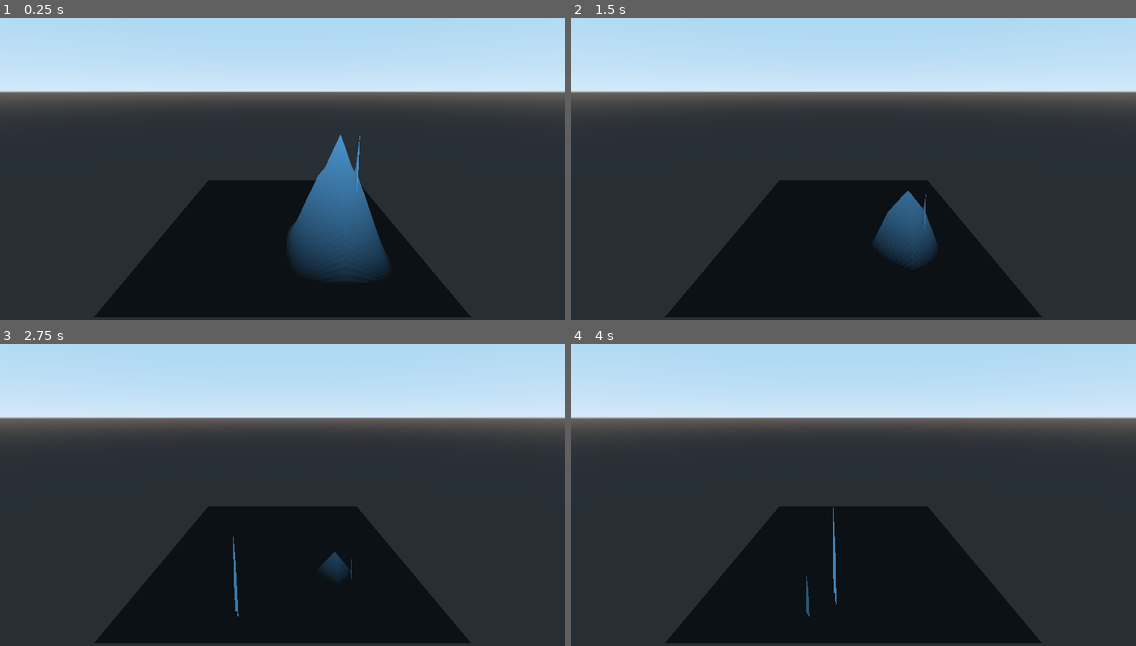
Above: before the commit, frames 1-4 (two rows, left to right).
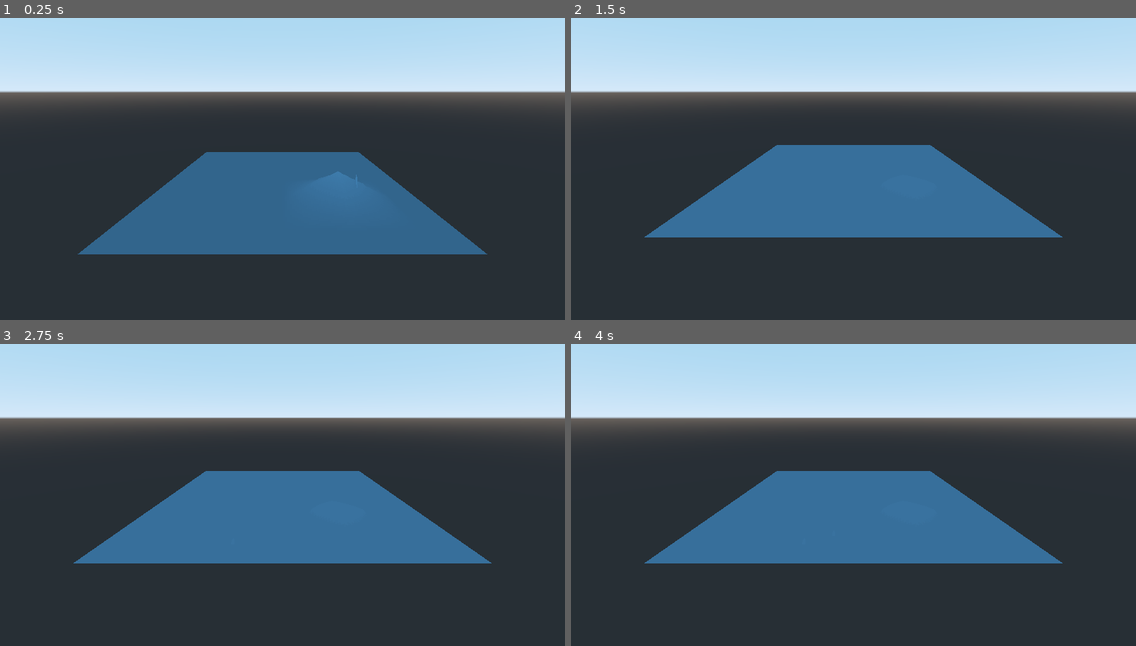
Above: after the commit, the same moments.

Repository: kb173/godot-interactive-water
Game: Godot game, scene res://TestScene.tscn
Two runs of this game, one before a commit and one after it. Both use one fixed random seed, a clock stepped at 60 frames per second and the inputs below.
Inputs:
- Up to frame 1 (0.25 s): no input
- Up to frame 2 (1.5 s): no input
- Up to frame 3 (2.75 s): no input
- Up to frame 4 (4 s): no input

The runs differ from the first frame. In frame 1, 26% of the frame differs, in the area x 13-87%, y 38-100%; in frame 2, 29%; in frame 3, 30%; in frame 4, 30%, in the area x 13-87%, y 42-100%.

Commit message:
Lerp towards water height

Diff:
--- a/TestScene.tscn
+++ b/TestScene.tscn
@@ -22,12 +22,14 @@
 
 uniform sampler2D previous_frame: hint_black_albedo;
 
+uniform float water_height = 0.5;
+
 void fragment() {
 	// Read
 	float color = texture(previous_frame, UV).r;
 
 	// Modification
-	color *= 0.99;
+	color = mix(color, water_height, 0.1);
 
 	// Write
 	COLOR = vec4(color, 0.0, 0.0, 1.0);
@@ -35,6 +37,7 @@
 
 [sub_resource type="ShaderMaterial" id=5]
 shader = SubResource( 4 )
+shader_param/water_height = 0.5
 
 [node name="TestScene" type="Spatial"]
 
--- a/WaterUpdateMaterial.tres
+++ b/WaterUpdateMaterial.tres
@@ -6,12 +6,14 @@
 
 uniform sampler2D previous_frame: hint_black_albedo;
 
+uniform float water_height = 0.5;
+
 void fragment() {
 	// Read
 	float color = texture(previous_frame, UV).r;
 
 	// Modification
-	color *= 0.99;
+	color = mix(color, water_height, 0.1);
 
 	// Write
 	COLOR = vec4(color, 0.0, 0.0, 1.0);
@@ -19,3 +21,4 @@
 
 [resource]
 shader = SubResource( 4 )
+shader_param/water_height = 0.5
